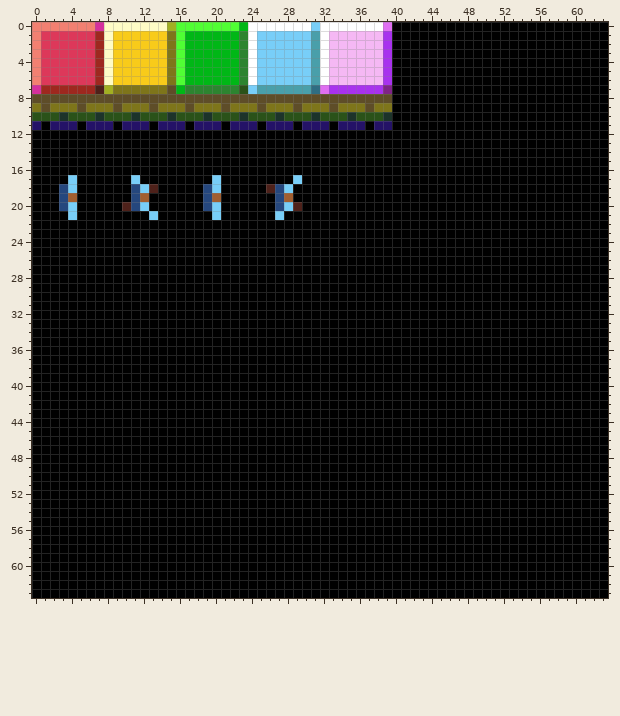
One commit to this pixel-art sprite: assets/spritesheet.png. This is how it looked before the edit.
The file is 64x64 pixels.
Once edited:
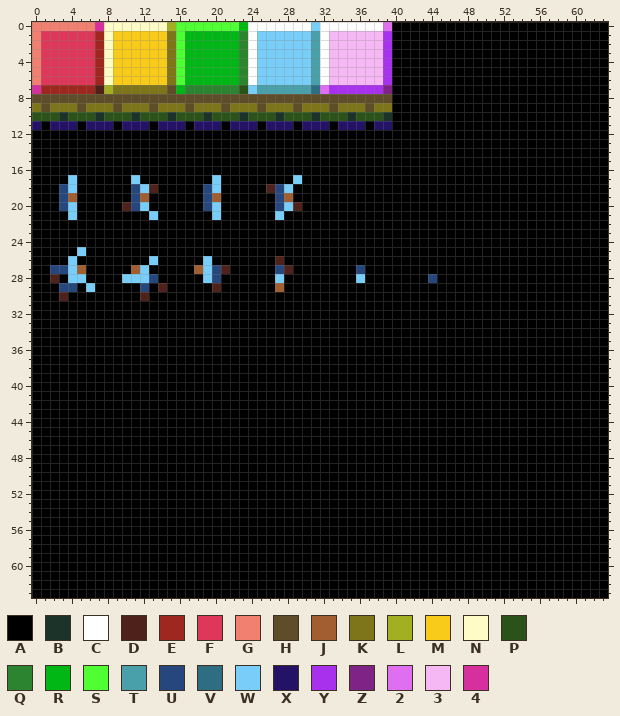
Palette (. is transparent): A #000000  B #1c332a  C #ffffff  D #4e211a  E #9e281f  F #dd385a  G #f28071  H #5e4d28  J #a15e30  K #7e751a  L #a2af22  M #f8cb1a  N #fffbc6  P #2a5219  Q #2d8430  R #00b716  S #50fe34  T #499faa  U #25477e  V #2f6d82  W #78cef8  X #241267  Y #a831ee  Z #7f2387  2 #df6ff1  3 #f5b8f4  4 #d5309d
Log entry: Added death anim + restart
Edits made:
@@ x 0..63 @@
 24 AAAAAAAAAAAAAAAAAAAAAAAAAAAAAAAAAAAAAAAAAAAAAAAAAAAAAAAAAAAAAAAA
-25 AAAAAAAAAAAAAAAAAAAAAAAAAAAAAAAAAAAAAAAAAAAAAAAAAAAAAAAAAAAAAAAA
-26 AAAAAAAAAAAAAAAAAAAAAAAAAAAAAAAAAAAAAAAAAAAAAAAAAAAAAAAAAAAAAAAA
-27 AAAAAAAAAAAAAAAAAAAAAAAAAAAAAAAAAAAAAAAAAAAAAAAAAAAAAAAAAAAAAAAA
-28 AAAAAAAAAAAAAAAAAAAAAAAAAAAAAAAAAAAAAAAAAAAAAAAAAAAAAAAAAAAAAAAA
-29 AAAAAAAAAAAAAAAAAAAAAAAAAAAAAAAAAAAAAAAAAAAAAAAAAAAAAAAAAAAAAAAA
-30 AAAAAAAAAAAAAAAAAAAAAAAAAAAAAAAAAAAAAAAAAAAAAAAAAAAAAAAAAAAAAAAA
+25 AAAAAWAAAAAAAAAAAAAAAAAAAAAAAAAAAAAAAAAAAAAAAAAAAAAAAAAAAAAAAAAA
+26 AAAAWAAAAAAAAWAAAAAWAAAAAAADAAAAAAAAAAAAAAAAAAAAAAAAAAAAAAAAAAAA
+27 AAUUWJAAAAAJWAAAAAJWUDAAAAAUDAAAAAAAUAAAAAAAAAAAAAAAAAAAAAAAAAAA
+28 AADAWWAAAAWWWUAAAAAWUAAAAAAWAAAAAAAAWAAAAAAAUAAAAAAAAAAAAAAAAAAA
+29 AAAUUAWAAAAAUADAAAAADAAAAAAJAAAAAAAAAAAAAAAAAAAAAAAAAAAAAAAAAAAA
+30 AAADAAAAAAAADAAAAAAAAAAAAAAAAAAAAAAAAAAAAAAAAAAAAAAAAAAAAAAAAAAA
 31 AAAAAAAAAAAAAAAAAAAAAAAAAAAAAAAAAAAAAAAAAAAAAAAAAAAAAAAAAAAAAAAA
Where, in picture pixels (left, top, right, bottom), the same in both pictures:
changed: (50, 247, 167, 301)
changed: (194, 256, 230, 292)
changed: (275, 256, 293, 292)
changed: (356, 265, 365, 283)
changed: (428, 274, 437, 283)
